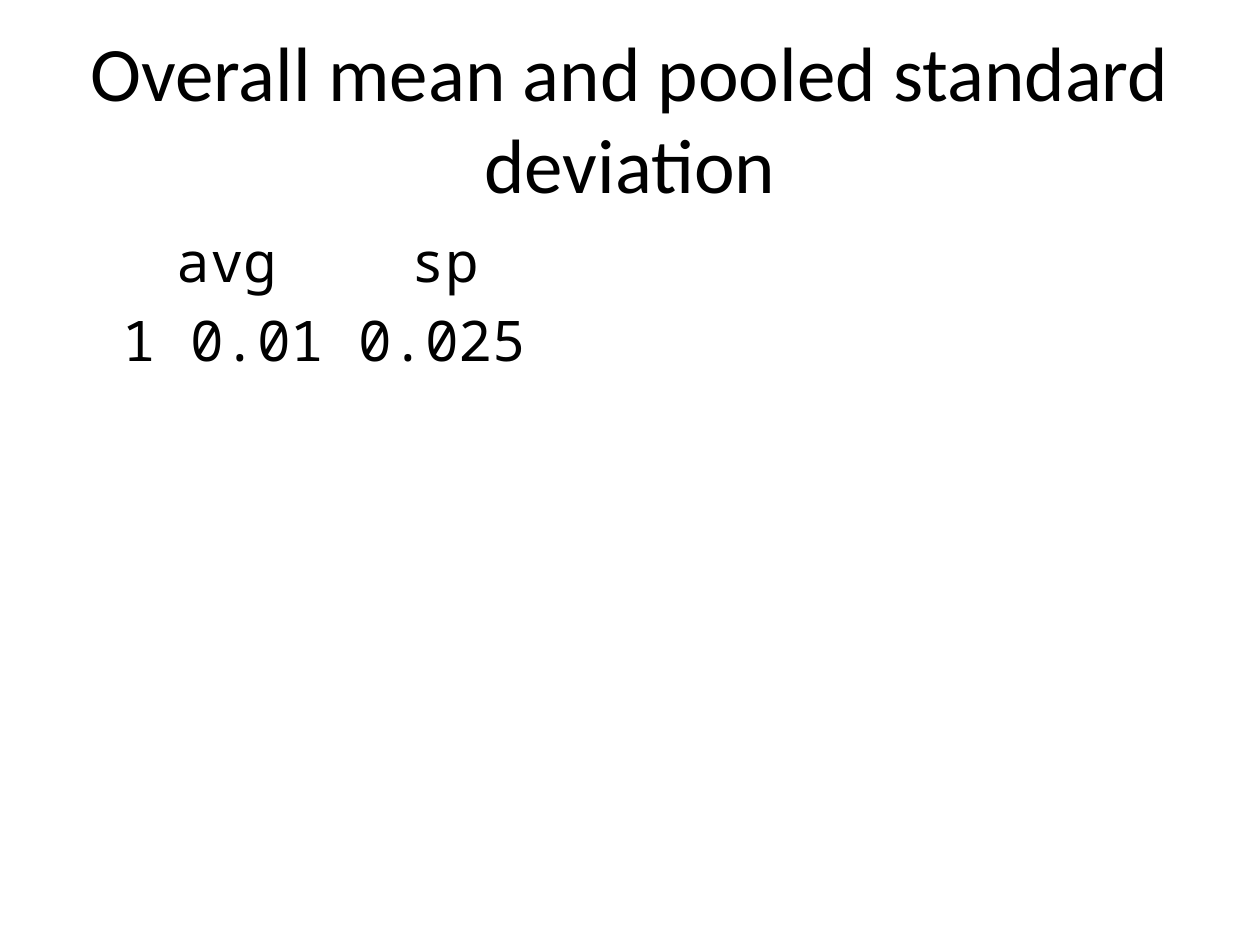
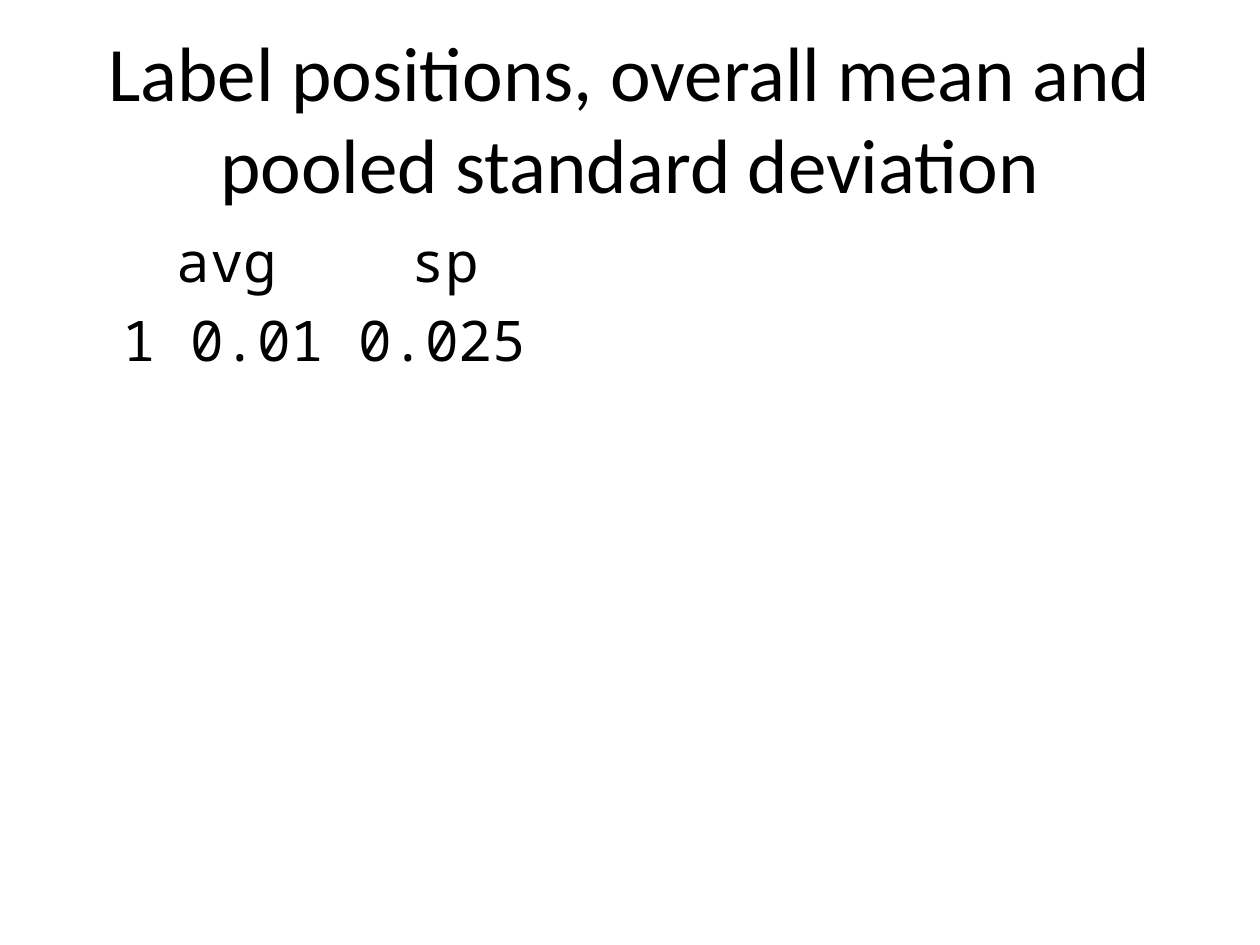
Before and after one commit to pmean/papers-and-presentations, a slide deck: slide 30 of anom/anom-talk.pptx (slide 27 before the commit). Drawn at 1260x945 pixels with LibreOffice and Linux fonts; fonts in the diff are those of the drawing. Boxes give left, top, right and bottom in pixels: in the first picture for what was removed or moved away, otherwise in the second. Text is boxed around its words. In the diff, an @@ line names an element or a change of style, - is before the commit and + after.

```diff
--- a/anom/anom-talk.pptx
+++ b/anom/anom-talk.pptx
@@ title at (x1=108, y1=47, x2=1150, y2=206): text changed @@
-Overall mean and pooled standard deviation
+Label positions, overall mean and pooled standard deviation
```
Also in this commit, not shown: 14 other slides changed, 17 slides added, 10 slides removed, 9 other files.
